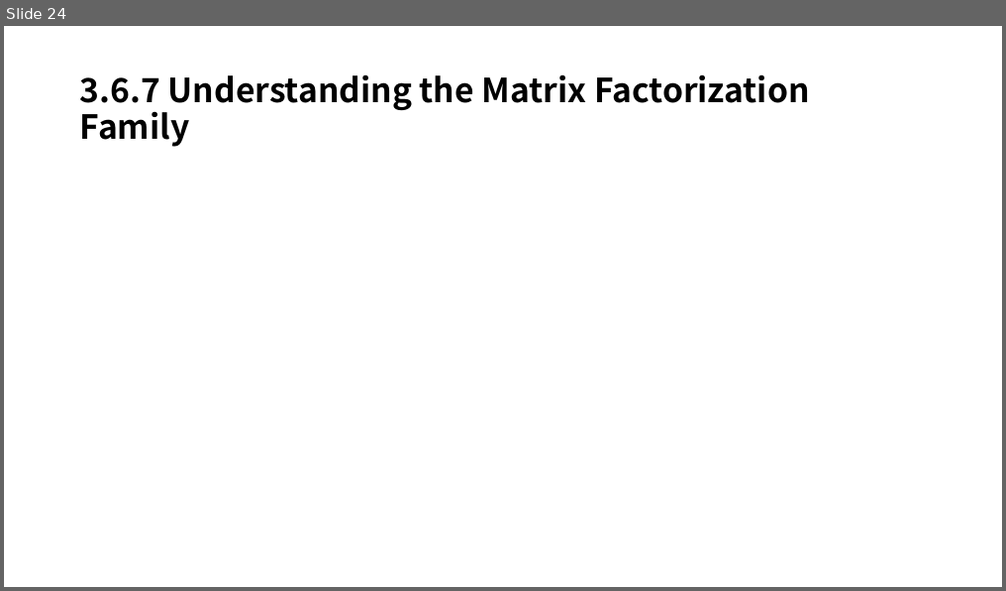
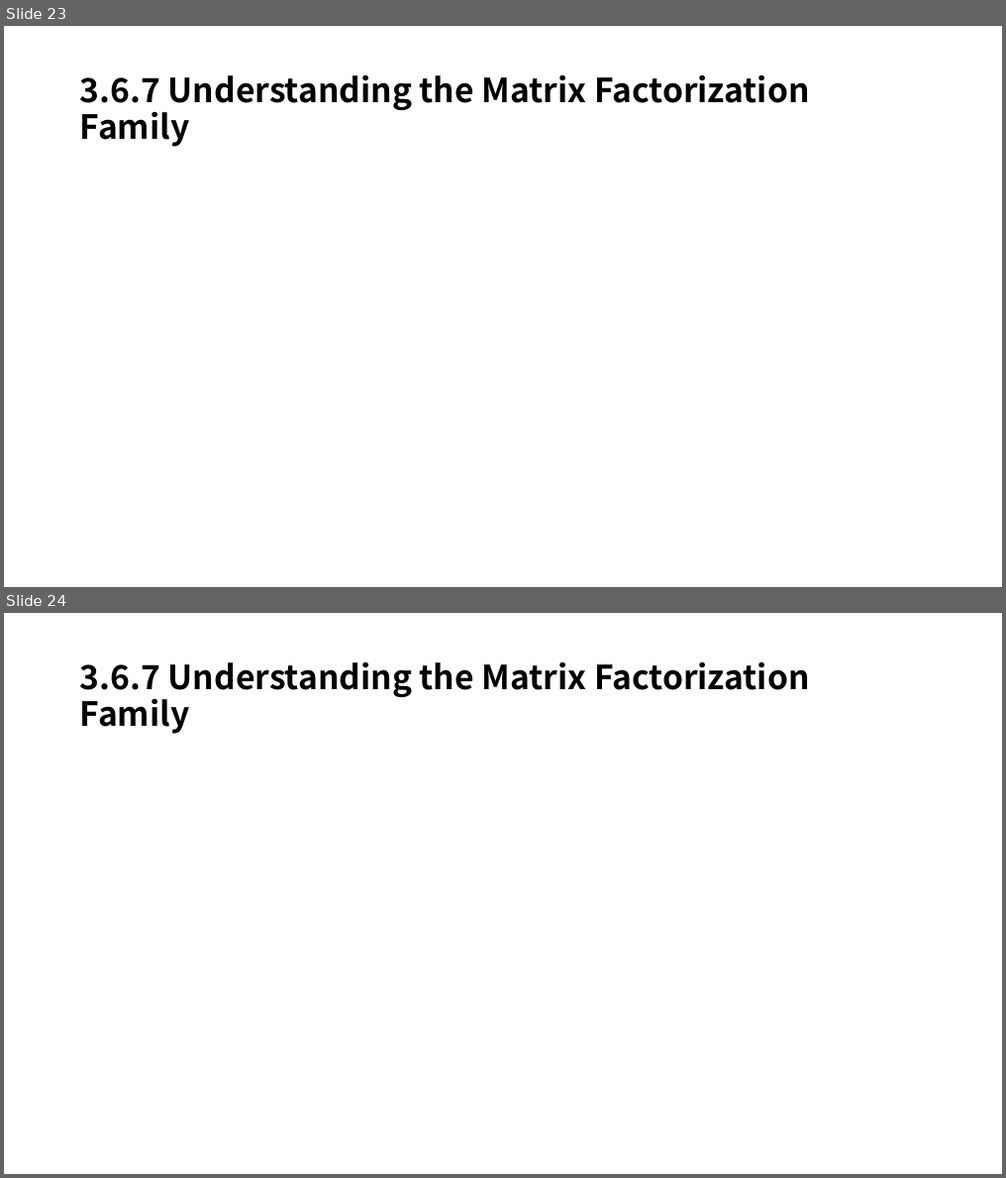
Before and after one commit to mmvv11/GraduateStudies, a slide deck: RecSysStudy/Recommender System ch.3.6.5~.pptx. Shown one above the other, each under a label of ours: slide 24 before the commit, slides 23 and 24 after it. The pictures are 1006x591 and 1006x1178 pixels, drawn with LibreOffice and Linux fonts; fonts in the diff are those of the drawing; grey boxes stand for pictures; background and template pictures are left out. Boxes give left, top, right and bottom in pixels: in the first picture for what was removed or moved away, otherwise in the second. Text is boxed around its words. In the diff, an @@ line names an element or a change of style, - is before the commit and + after.

```diff
--- a/RecSysStudy/Recommender System ch.3.6.5~.pptx
+++ b/RecSysStudy/Recommender System ch.3.6.5~.pptx
@@ slide 24 added at <box>4,613,1002,1174</box>, background picture (left out) @@
@@ title added at <box>80,662,810,734</box>, 32 pt, text #000000, bold @@
+3.6.7 Understanding the Matrix Factorization Family
@@ what was slide 24 is now slide 23 @@
```
Also in this commit, not shown: 1 slide changed, 2 other slides added, 1 slide removed, 1 other file.
